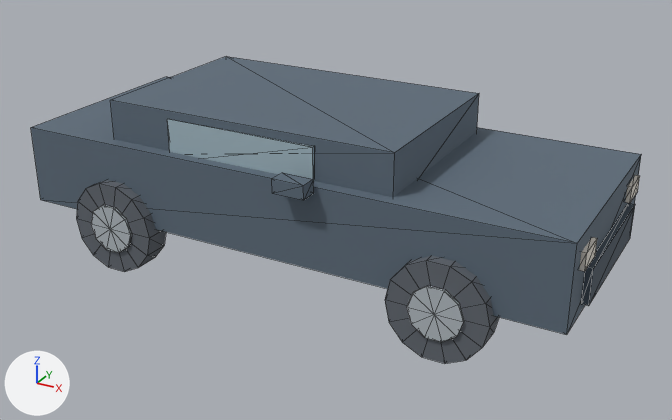
The glTF model arte/modelos/turno-cero/vehiculo_sedan.glb: old version first, new version second.
One viewpoint serves both versions: a camera (50 mm lens) standing at (3.53, -6.22, 3.61) and looking at (0.13, -0.03, 0.51). Every picture has the same lights, and +X, +Y and +Z are marked at lower left. The older version comes first. Mesh edges are drawn as thin lines. Vertices at exactly the same position are counted once.
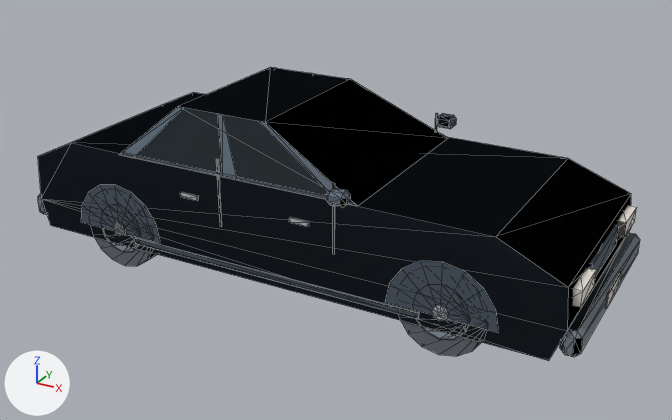
Where the change shows, as pixel boxes (x1, y1, x2, y2) in the pictures (672 x 420 px):
'Mesh_0', reshaped
    before: (31, 56, 641, 364)
    after: (38, 67, 640, 361)
part 1 of me_mesh_0, added
    after: (95, 238, 157, 266)
part 2 of me_mesh_0, added
    after: (109, 242, 135, 252)
part 3 of me_mesh_0, added
    after: (113, 222, 125, 236)
part 4 of me_mesh_0, added
    after: (400, 320, 482, 356)
part 5 of me_mesh_0, added
    after: (421, 326, 459, 339)
part 6 of me_mesh_0, added
    after: (432, 305, 449, 321)
part 7 of me_mesh_0, added
    after: (618, 206, 636, 237)
part 8 of me_mesh_0, added
    after: (573, 268, 596, 307)
part 9 of me_mesh_0, added
    after: (590, 225, 619, 277)
part 10 of me_mesh_0, added
    after: (605, 270, 623, 309)
part 11 of me_mesh_0, added
    after: (333, 183, 335, 254)
part 12 of me_mesh_0, added
    after: (289, 217, 310, 227)
part 13 of me_mesh_0, added
    after: (216, 159, 222, 226)
part 14 of me_mesh_0, rebuilt
    before: (31, 77, 641, 334)
    after: (38, 92, 631, 361)
part 15 of me_mesh_0, rebuilt
    before: (110, 56, 479, 197)
    after: (137, 67, 447, 205)
part 16 of me_mesh_0, rebuilt
    before: (167, 119, 314, 181)
    after: (122, 107, 355, 205)
part 17 of me_mesh_0, deleted
    before: (91, 173, 640, 342)
part 18 of me_mesh_0, cut back
    before: (76, 180, 499, 364)
    after: (38, 113, 640, 357)

Diff of the bpy script that builds the scene:
```diff
--- a/arte/modelos/turno-cero/vehiculo_sedan.glb.py
+++ b/arte/modelos/turno-cero/vehiculo_sedan.glb.py
@@ me_mesh_0 @@
 # used by ob_mesh_0; location = (0.0, 0.0, 0.0)
-me_mesh_0.from_pydata(...)  # 312 vertices, 540 faces; spans x -2.36..2.38, y -1.05..1.05, z 0.01..1.42
+me_mesh_0.from_pydata(...)  # 644 vertices, 1046 faces; spans x -2.42..2.42, y -1.03..1.03, z 0.0..1.42
+# me_mesh_0 part 1: a new loose piece, a 16-sided cylinder along y spanning x -1.79..-1.09, y -0.9..-0.66, z 0.0..0.7, in mat_material_0
+# me_mesh_0 part 2: a new loose piece, a 12-sided cylinder along y spanning x -1.658..-1.224, y -0.907..-0.895, z 0.133..0.567, in mat_material_0
+# me_mesh_0 part 3: a new loose piece, an 8-sided cylinder along y spanning x -1.505..-1.378, y -0.92..-0.9, z 0.287..0.413, in mat_material_0
+# me_mesh_0 part 4: a new loose piece, a 16-sided cylinder along y spanning x 1.09..1.79, y -0.9..-0.66, z 0.0..0.7, in mat_material_0
+# me_mesh_0 part 5: a new loose piece, a 12-sided cylinder along y spanning x 1.224..1.658, y -0.907..-0.895, z 0.133..0.567, in mat_material_0
+# me_mesh_0 part 6: a new loose piece, an 8-sided cylinder along y spanning x 1.378..1.505, y -0.92..-0.9, z 0.287..0.413, in mat_material_0
+# me_mesh_0 part 7: a new loose piece, a box spanning x 2.24..2.37, y 0.44..0.78, z 0.58..0.7, in mat_material_0
+# me_mesh_0 part 8: a new loose piece, a box spanning x 2.24..2.37, y -0.78..-0.44, z 0.58..0.7, in mat_material_0
+# me_mesh_0 part 9: a new loose piece, a box spanning x 2.265..2.325, y -0.364..0.364, z 0.54..0.7, in mat_material_0
+# me_mesh_0 part 10: a new loose piece, a box spanning x 2.415..2.425, y -0.21..0.21, z 0.3..0.42, in mat_material_0
+# me_mesh_0 part 11: a new loose piece, a box spanning x 0.588..0.6, y -0.919..-0.909, z 0.605..1.155, in mat_material_0
+# me_mesh_0 part 12: a new loose piece, a box spanning x 0.234..0.394, y -0.932..-0.912, z 0.783..0.817, in mat_material_0
+# me_mesh_0 part 13: a new loose piece, a box spanning x -0.405..-0.393, y -0.919..-0.909, z 0.605..1.155, in mat_material_0
+# me_mesh_0 part 14: the loose piece of 8 vertices spanning x -2.33..2.33, y -0.91..0.91, z 0.43..1.09 is rebuilt with 16 vertices and now spans x -2.33..2.33, y -0.91..0.91, z 0.2..1.0
+# me_mesh_0 part 15: the loose piece of 8 vertices spanning x -1.51..1.01, y -0.8..0.8, z 0.96..1.42 is rebuilt with 8 vertices and now spans x -1.44..0.74, y -0.83..0.83, z 0.98..1.42
+# me_mesh_0 part 16: the loose piece of 8 vertices spanning x -0.93..0.37, y -0.82..-0.79, z 1.0..1.36 is rebuilt with 10 vertices and now spans x -1.44..0.74, y -0.84..-0.68, z 0.98..1.42
+# me_mesh_0 part 17: 15 loose pieces with 220 vertices, spanning x -2.36..2.38, y -1.05..1.05, z 0.01..1.29, are deleted
+# me_mesh_0 part 18: 60 vertices removed from x -1.83..1.83, y -1.0..-0.78, z 0.01..0.77; 160 vertices added at x -2.41..2.41, y -1.03..1.03, z 0.24..1.42
+# other edits to the shape of me_mesh_0 do not show in these pictures
 me_mesh_0.materials.append(mat_material_0)
```
